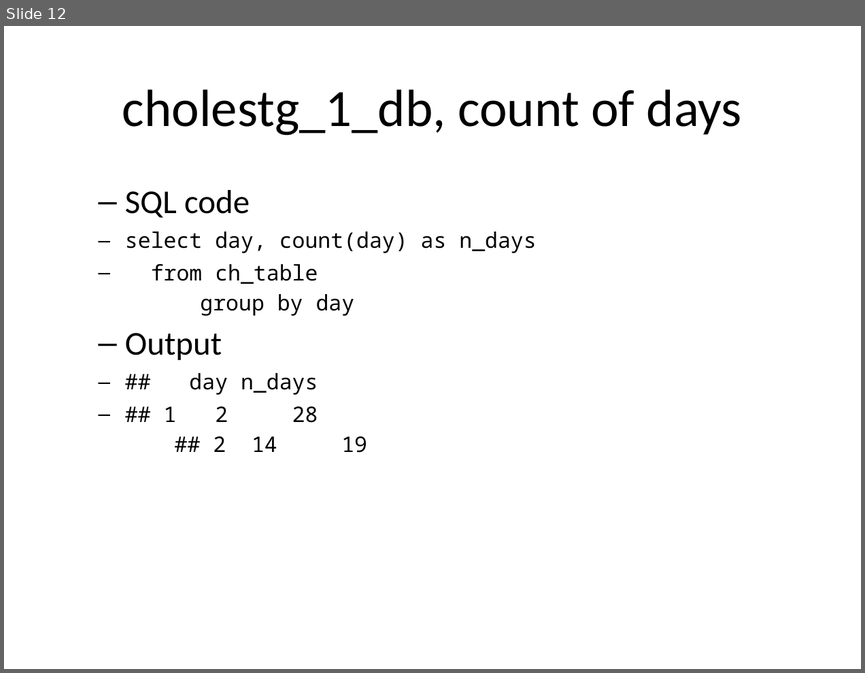
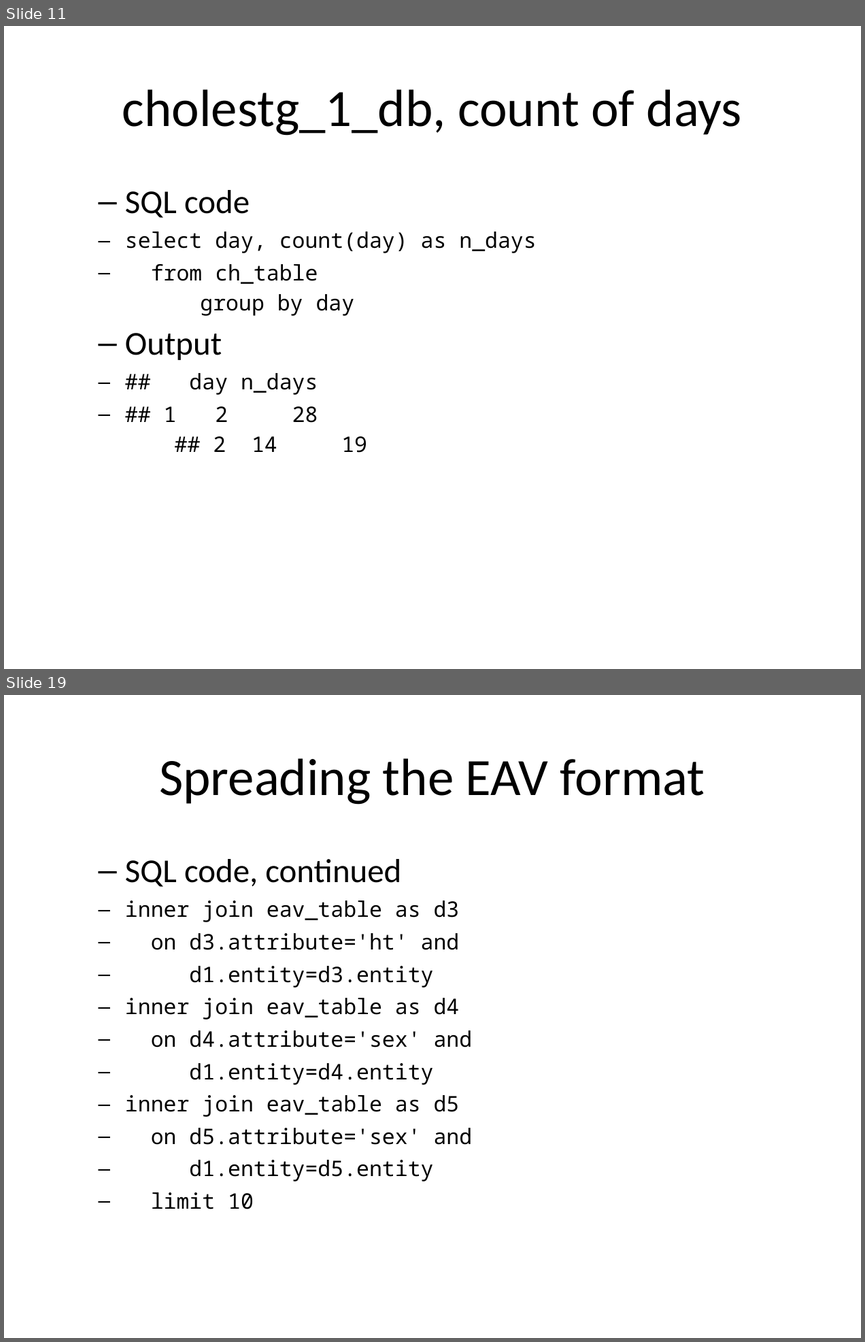
Before and after one commit to pmean/introduction-to-sql, a slide deck: module15-gathering-and-spreading/gather.pptx. Shown one above the other, each under a label of ours: slide 12 before the commit, slides 11 and 19 after it; the slides between them are not shown. The pictures are 865x673 and 865x1342 pixels, drawn with LibreOffice and Linux fonts; fonts in the diff are those of the drawing. Boxes give left, top, right and bottom in pixels: in the first picture for what was removed or moved away, otherwise in the second. Text is boxed around its words. In the diff, an @@ line names an element or a change of style, - is before the commit and + after.

```diff
--- a/module15-gathering-and-spreading/gather.pptx
+++ b/module15-gathering-and-spreading/gather.pptx
@@ slide 19 added at bbox=[4, 695, 861, 1338], background #FFFFFF @@
@@ title added at bbox=[159, 758, 705, 804], 44 pt, text #000000 @@
+Spreading the EAV format
@@ text added at bbox=[125, 859, 473, 1209], 18 pt, text #000000 @@
+  – SQL code, continued
+inner join eav_table as d3
+on d3.attribute='ht' and
+d1.entity=d3.entity
+inner join eav_table as d4
+on d4.attribute='sex' and
+d1.entity=d4.entity
+inner join eav_table as d5
+on d5.attribute='sex' and
+d1.entity=d5.entity
+limit 10
@@ what was slide 12 is now slide 11 @@
```
Also in this commit, not shown: 7 slides changed, 7 other slides added, 5 other files.
